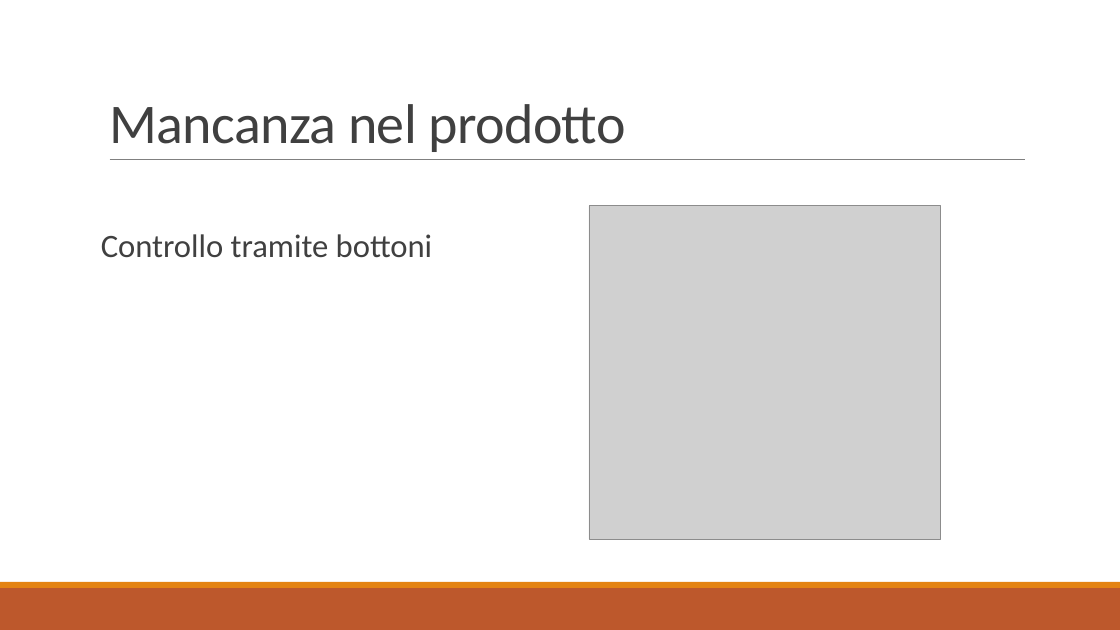
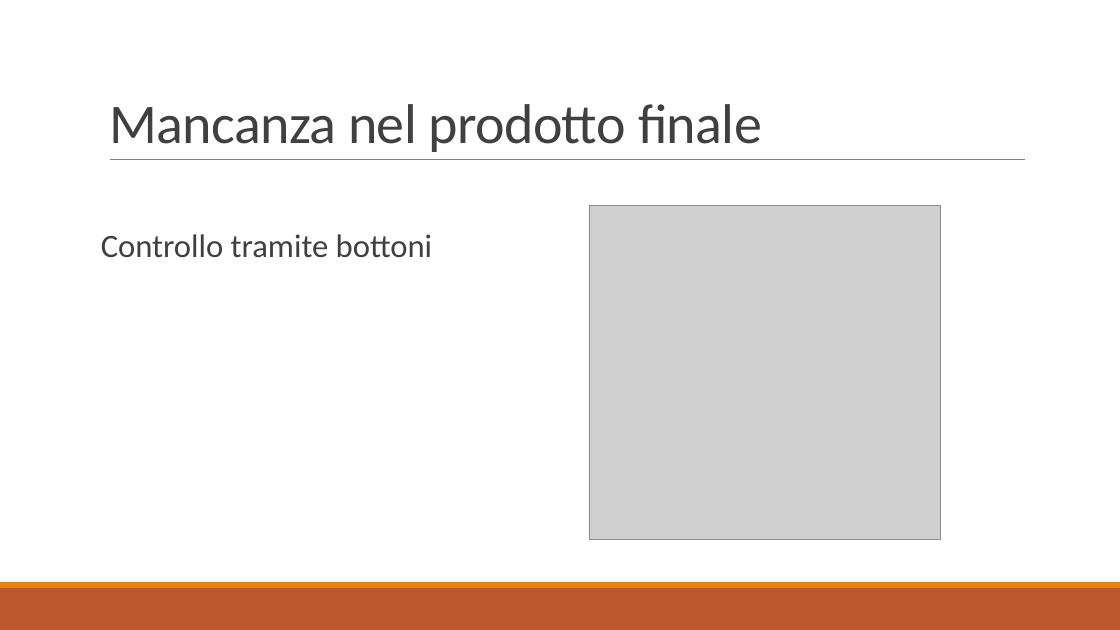
Before and after one commit to PaoloWeishaupt/Word-Clock, a slide deck: slide 16 of Presentazione/Presentazione_Word_Clock.pptx (slide 12 before the commit). Drawn at 1120x630 pixels with LibreOffice and Linux fonts; fonts in the diff are those of the drawing; grey boxes stand for pictures. Boxes give left, top, right and bottom in pixels: in the first picture for what was removed or moved away, otherwise in the second. Text is boxed around its words. In the diff, an @@ line names an element or a change of style, - is before the commit and + after.

```diff
--- a/Presentazione/Presentazione_Word_Clock.pptx
+++ b/Presentazione/Presentazione_Word_Clock.pptx
@@ title at [109,104,762,152]: text changed @@
-Mancanza nel prodotto
+Mancanza nel prodotto finale
```
Also in this commit, not shown: 2 other slides changed, 5 slides added, 1 slide removed.
